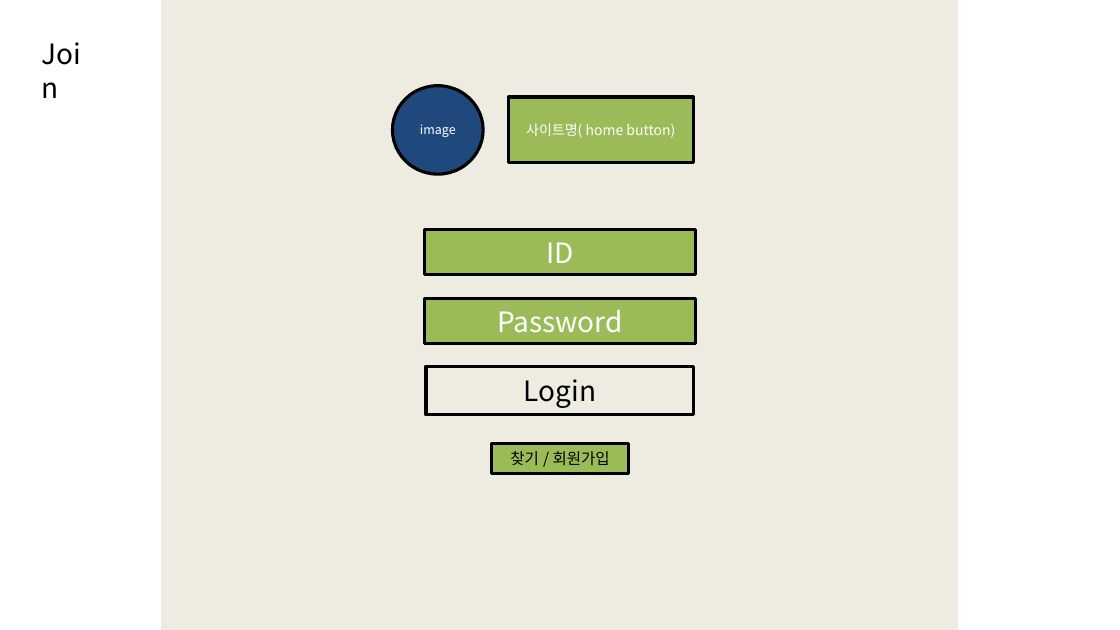
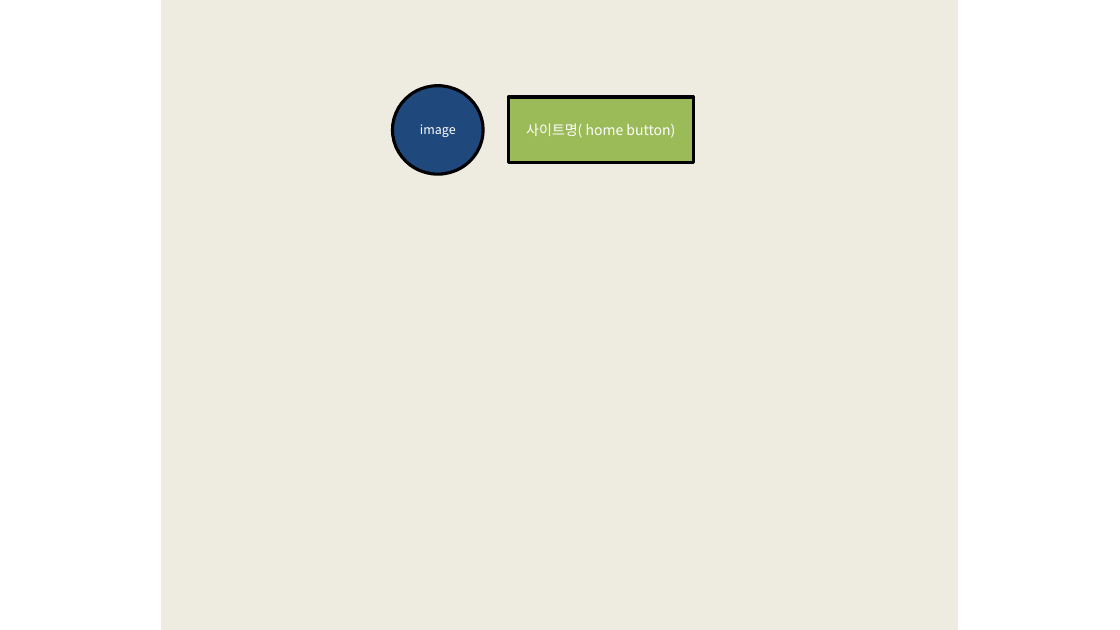
Before and after one commit to What-The-Pork/meeting-log, a slide deck: slide 7 of image/신치수/프레젠테이션1.pptx (slide 5 before the commit). Drawn at 1120x630 pixels with LibreOffice and Linux fonts; fonts in the diff are those of the drawing. Boxes give left, top, right and bottom in pixels: in the first picture for what was removed or moved away, otherwise in the second. Text is boxed around its words. In the diff, an @@ line names an element or a change of style, - is before the commit and + after.

Commit message:
210524

```diff
--- a/image/신치수/프레젠테이션1.pptx
+++ b/image/신치수/프레젠테이션1.pptx
@@ text removed at (31,31,104,76) @@
-Join
@@ rectangle removed at (424,230,696,274) @@
-ID
@@ rectangle removed at (424,299,696,344) @@
-Password
@@ rectangle removed at (426,366,693,416) @@
-Login
@@ rectangle removed at (491,444,628,473) @@
-찾기 / 회원가입
```
Also in this commit, not shown: 1 other slide changed, 1 slide added.
